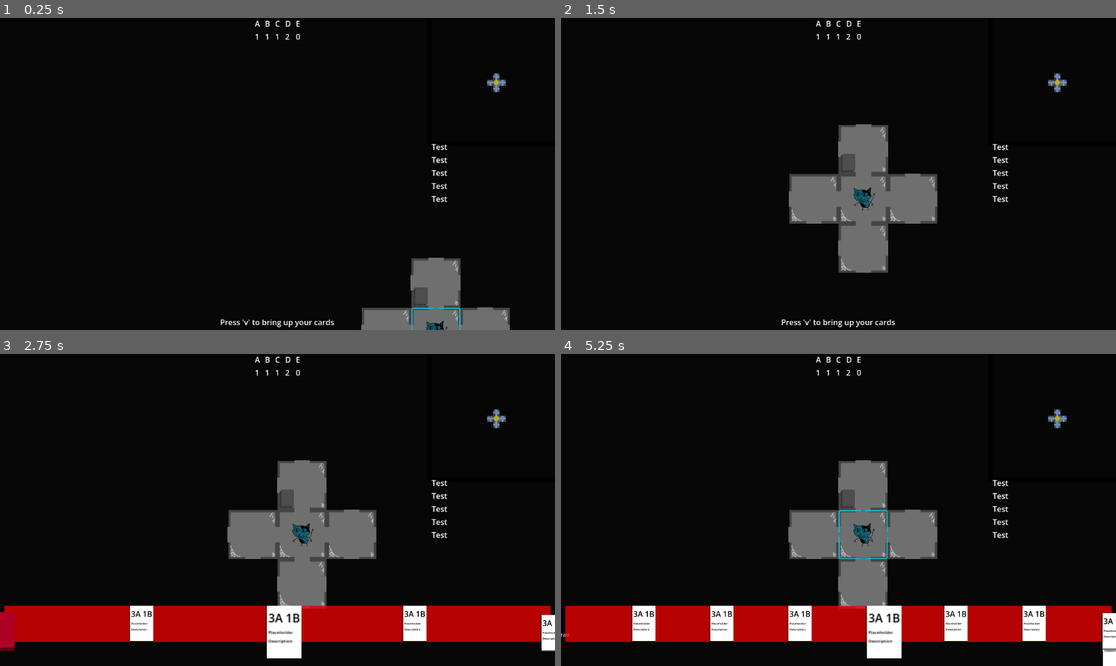
Above: before the commit, frames 1-4 (two rows, left to right).
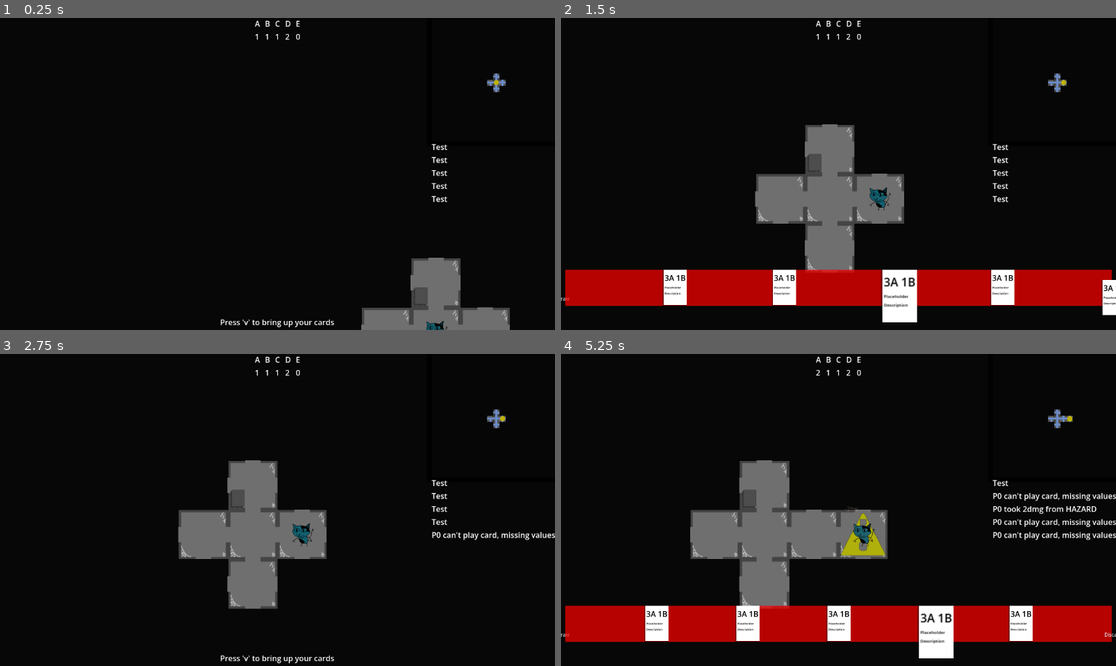
Above: after the commit, the same moments.

Repository: emrysshevek/gameganggame
Game: Godot game, scene res://scenes/GameScene.tscn
Same seed, same stepped clock (60 frames per second), same inputs: the game is played once before the commit and once after it.
Inputs (mouse positions are in pixels of both pictures, inside the frame that each line leads up to):
- Up to frame 1 (0.25 s): no input
- Up to frame 2 (1.5 s): tap V (debug_v) at 0.5, 1.25 s; move the mouse to (960, 158) at 0.52 s; hold D (move_right) 0.53-1.25 s; tap G (discard) at 0.6 s; click (960, 158) at 0.67 s; drag from (727, 189) to (810, 236) at 1.27 s
- Up to frame 3 (2.75 s): tap V (debug_v) at 2 s; move the mouse to (333, 441) at 2.02 s; hold D (move_right) from 2.03 s (still down); click (333, 441) at 2.1 s; tap G (discard) at 2.3 s
- Up to frame 4 (5.25 s): release D (move_right) at 2.75 s; click (561, 634) at 2.75 s, where only the run before the commit has a clickable "Draw"; drag from (810, 572) to (672, 463) at 3.52 s; move the mouse to (1005, 556) at 4.27 s; hold A (move_left) 4.28-5 s; tap Enter (toggle_end_turn) at 4.35 s; tap G (discard) at 4.55 s; tap V (debug_v) at 5 s; drag from (672, 463) to (755, 432) at 5.02 s

The runs differ from the first frame. In frame 1, less than 0.1% of the frame differs, in the area x 74-90%, y 19-100%; in frame 2, 19%; in frame 3, 21%, in the area x 0-100%, y 19-100%; in frame 4, 18%.
Error before the commit: Invalid access to property or key 'movement' on a base object of type 'Nil'. (res://cards/card.gd:203)
Error after the commit: Out of bounds get index '0' (on base: 'Array[Card]') (res://cards/pile.gd:32)

Commit message:
fixed bugs

Diff:
--- a/cards/Deck.tscn
+++ b/cards/Deck.tscn
@@ -1,27 +1,15 @@
 [gd_scene format=3 uid="uid://c5egmq5hekfcm"]
 
 [ext_resource type="Script" uid="uid://ch1dspc8o4jm5" path="res://cards/deck.gd" id="1_tsdm7"]
-[ext_resource type="PackedScene" uid="uid://bnv5dqpc4y8xb" path="res://cards/card.tscn" id="2_5u6tc"]
 
-[node name="Deck" type="Node2D" unique_id=1175242253 node_paths=PackedStringArray("cards", "cards_node", "deck_view", "vbox")]
+[node name="Deck" type="Node2D" unique_id=1175242253 node_paths=PackedStringArray("cards_node", "deck_view", "vbox")]
 script = ExtResource("1_tsdm7")
-cards = [NodePath("Cards/Card"), NodePath("Cards/Card2"), NodePath("Cards/Card3"), NodePath("Cards/Card4"), NodePath("Cards/Card5")]
 cards_node = NodePath("Cards")
 deck_view = NodePath("DeckView")
 vbox = NodePath("DeckView/Control/MarginContainer/ScrollContainer/VBoxContainer")
 
 [node name="Cards" type="Node2D" parent="." unique_id=902692365]
 visible = false
-
-[node name="Card" parent="Cards" unique_id=693299294 instance=ExtResource("2_5u6tc")]
-
-[node name="Card2" parent="Cards" unique_id=1649627878 instance=ExtResource("2_5u6tc")]
-
-[node name="Card3" parent="Cards" unique_id=805553038 instance=ExtResource("2_5u6tc")]
-
-[node name="Card4" parent="Cards" unique_id=1810396815 instance=ExtResource("2_5u6tc")]
-
-[node name="Card5" parent="Cards" unique_id=43531686 instance=ExtResource("2_5u6tc")]
 
 [node name="DeckView" type="CanvasLayer" parent="." unique_id=51572081]
 visible = false
--- a/cards/card.gd
+++ b/cards/card.gd
@@ -105,6 +105,7 @@
 		return false
 	else:
 		return true
+
 
 func check_targetting_finished():
 	if targets_required.size() > targets.size():
@@ -188,6 +189,7 @@
 	new_tween.tween_property(self, "rotation_degrees", 0, Config.animation_speed * 0.1)
 #endregion
 
+
 #region Private Methods
 func _trigger_play_ability() -> void:
 	#targets[owning_character] = target_types.caster
--- a/cards/card_manager.gd
+++ b/cards/card_manager.gd
@@ -53,7 +53,6 @@
 	deck.card_added.connect(_on_deck_card_added)
 	deck.card_removed.connect(_on_deck_card_removed)
 	for card in deck.cards:
-		card.clicked.connect(func(): _on_card_clicked(card))
 		draw_pile.add_card(card)
 	draw_pile.shuffle()
 
--- a/cards/deck.gd
+++ b/cards/deck.gd
@@ -29,6 +29,7 @@
 		cards_node.add_child(_card)
 	else:
 		_card.reparent(cards_node)
+	_card.owning_character = character
 	card_added.emit(_card)
 
 
--- a/entities/character.gd
+++ b/entities/character.gd
@@ -23,7 +23,7 @@
 var character_sprite:CharacterSprite
 var cursor_sprite:CursorSprite
 var character_color:Color
-var queued_drop_cards:Array[Card]
+var queued_drop_cards: Array[Card]
 @onready var type = Model.ObjectTypes.PLAYER_CHARACTER
 
 @onready var testing_player_colors:Array = [Color("23b9d6"), Color("f164e8"), Color("e0b81e"), Color("8084fd")]
@@ -58,6 +58,7 @@
 
 func bind_deck(new_deck:Deck):
 	deck = new_deck
+	deck.character = self
 	add_child(deck)
 
 func bind_pis_machine(input_pis_machine:PlayerInputStateMachine):
--- a/input/state_machine/player_input_state.gd
+++ b/input/state_machine/player_input_state.gd
@@ -15,7 +15,7 @@
 
 
 func handle_round_started() -> void:
-	finished.emit(Model.InputState.CURSOR)
+	finished.emit(Model.InputState.MOVE)
 
 
 func handle_card_played(_card: Card) -> void:
--- a/scenes/game_scene.gd
+++ b/scenes/game_scene.gd
@@ -89,8 +89,11 @@
 
 		new_character.setup_new_character(i, pis_machine)
 		##deck setup
-		var new_deck = deck_scene.instantiate()
+		var new_deck: Deck = deck_scene.instantiate()
 		new_character.bind_deck(new_deck)
+		for card_num in 5:
+			var new_card = card_scene.instantiate()
+			new_deck.add_card(new_card)
 
 		##
 		new_character.bind_pis_machine(pis_machine)
